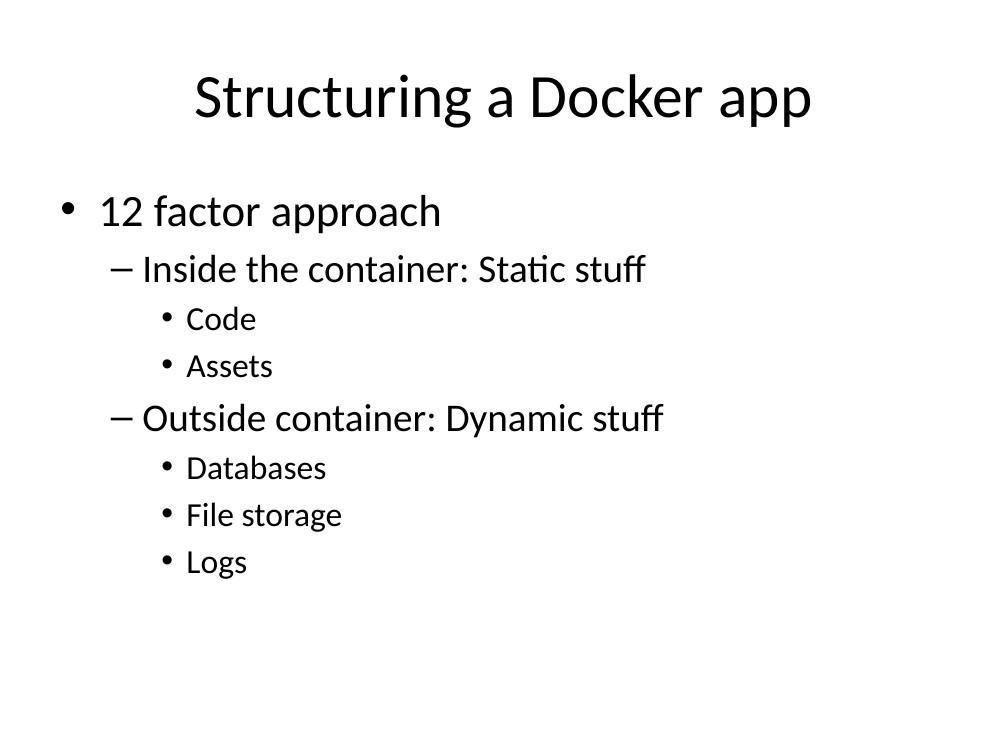
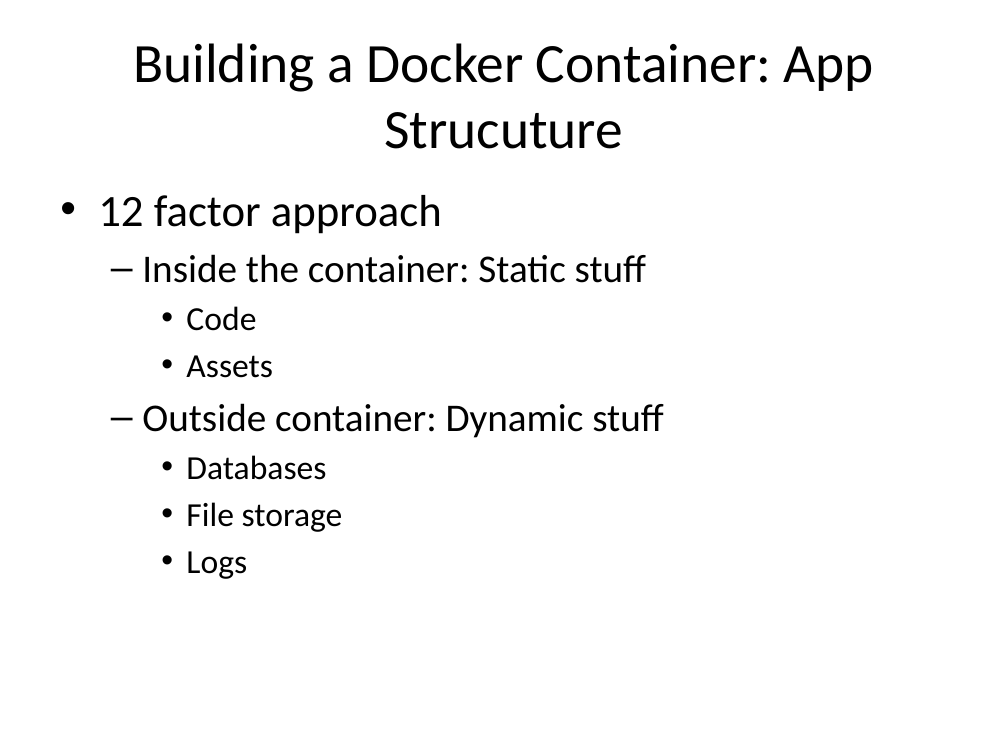
Before and after one commit to AndrewSwerlick/docker-talk, a slide deck: slide 13 of slides.pptx (slide 11 before the commit). Drawn at 1008x756 pixels with LibreOffice and Linux fonts; fonts in the diff are those of the drawing. Boxes give left, top, right and bottom in pixels: in the first picture for what was removed or moved away, otherwise in the second. Text is boxed around its words. In the diff, an @@ line names an element or a change of style, - is before the commit and + after.

Commit message:
adding better conclusion and better explanation of docker networking during the overview

```diff
--- a/slides.pptx
+++ b/slides.pptx
@@ title at [133, 43, 874, 149]: text changed; size 44 to 39.6 pt @@
-Structuring a Docker app
+Building a Docker Container: App Strucuture
```
Also in this commit, not shown: 7 other slides changed, 4 slides added, 1 slide removed.
